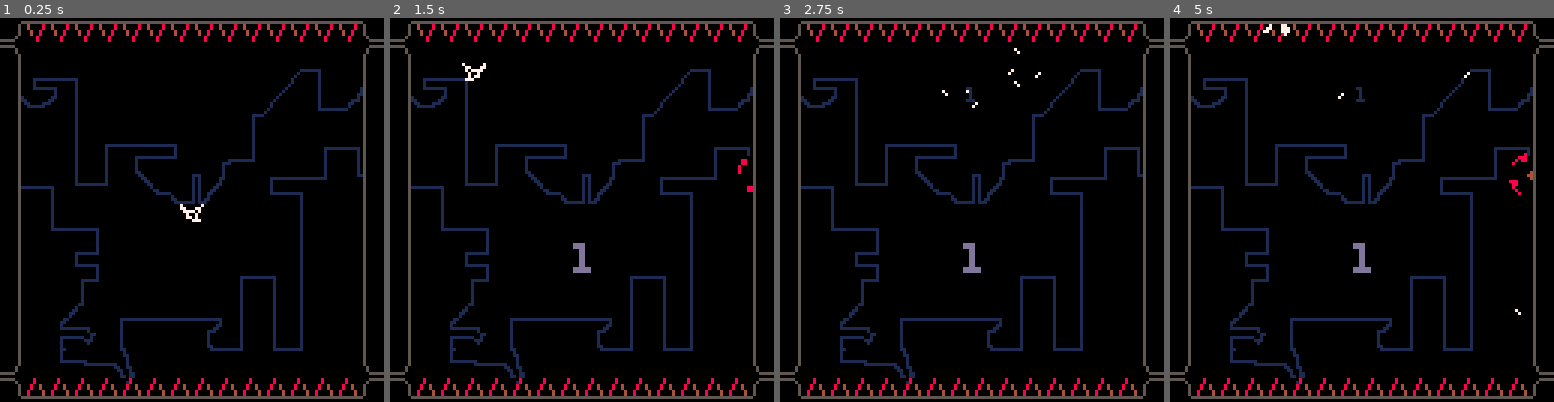
Above: before the commit, frames 1-4 (left to right).
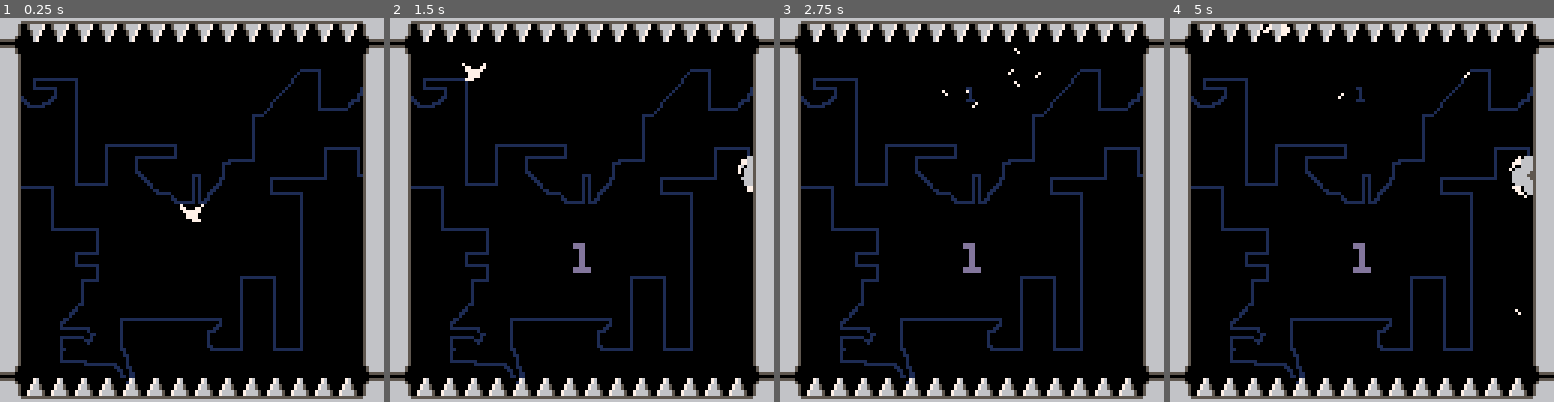
Above: after the commit, the same moments.

Repository: liconaj/flappybalt-p8
Game: PICO-8 cartridge flappybalt.p8
Same seed, same stepped clock (60 frames per second), same inputs: the game is played once before the commit and once after it.
Inputs:
- Up to frame 1 (0.25 s): no input
- Up to frame 2 (1.5 s): tap X (X key) at 0.33, 1.07 s; tap O (Z key) at 0.7 s
- Up to frame 3 (2.75 s): tap O (Z key) at 1.7, 2.1, 2.5 s; tap X (X key) at 1.85 s
- Up to frame 4 (5 s): tap O (Z key) every 0.4 s from 2.9 to 4.9 s; tap X (X key) at 2.97, 4.08 s

The runs differ from the first frame. In frame 1, 14% of the frame differs, in the area x 0-100%, y 0-100%; in frame 2, 15%; in frame 3, 14%; in frame 4, 15%.

Commit message:
back to original style

Diff:
--- a/main.lua
+++ b/main.lua
@@ -69,23 +69,22 @@
 
 function _draw()
 	cls(bgcol)
-	pal(6,0)
+	--pal(6,0)
 	rle2(bgtbl,0,0)
 	draw_saws(lsaws)
 	draw_saws(rsaws)
 	draw_waves()
 	map(0,0,0,0,16,16)
-	if not game.lose then
-		draw_player()
-	end
 	if game.started then
 		cprint(score,75,13,true)
 	end
 	draw_pads()
     draw_parts()
-
 	if highscore>0 then
 		cprint(highscore,23,1)
+	end
+	if not game.lose then
+		draw_player()
 	end
 
 	if debug then
--- a/paddles.lua
+++ b/paddles.lua
@@ -24,7 +24,7 @@
 
 function swcol(pad)
 	if pad.on then
-		pal(pad.c,9)
+		pal(pad.c,7)
 	else
 		pal(pad.c,5)
 	end
--- a/saws.lua
+++ b/saws.lua
@@ -13,7 +13,7 @@
     ss.x=x
     ss.y=y
     ss.sprs={16,17,18,19,20}
-    ss.rot=3.5
+    ss.rot=4.5
     ss.flp=flp or false
     ss.on=false
     ss.mov=false
Not shown, changed: 23 lines of the sprite sheet (__gfx__) section of flappybalt.p8
